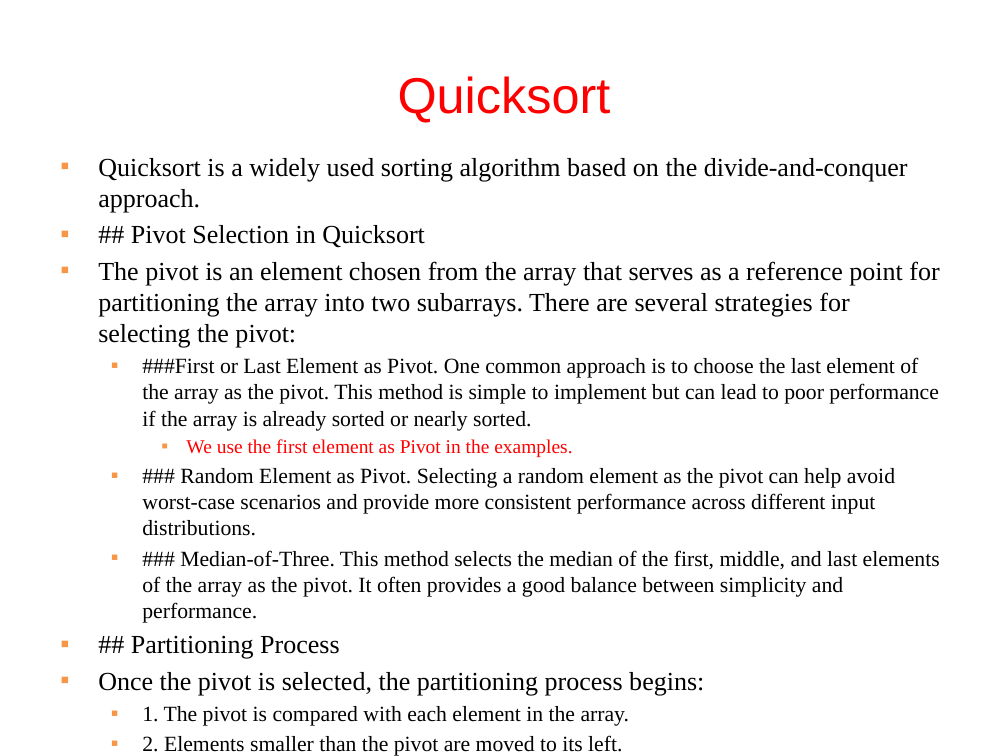
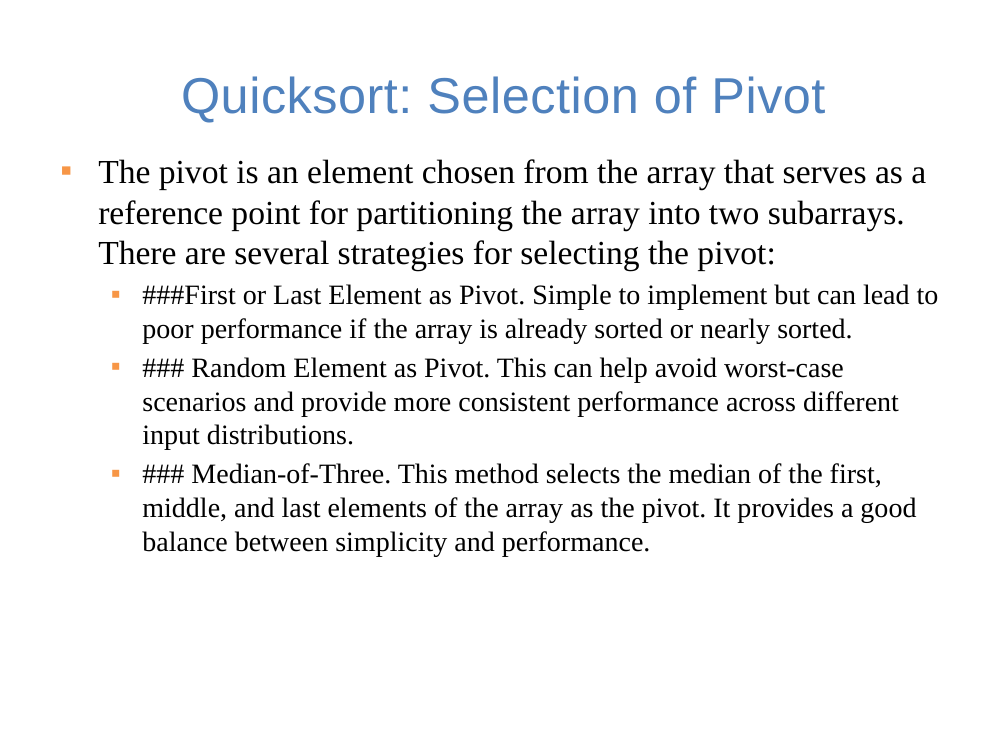
Before and after one commit to guhofstra/CSC111Fa25, a slide deck: slide 26 of PPTs/Lecture 13-sorting algorithms.pptx (slide 25 before the commit). Drawn at 1008x756 pixels with LibreOffice and Linux fonts; fonts in the diff are those of the drawing. Boxes give left, top, right and bottom in pixels: in the first picture for what was removed or moved away, otherwise in the second. Text is boxed around its words. In the diff, an @@ line names an element or a change of style, - is before the commit and + after.

```diff
--- a/PPTs/Lecture 13-sorting algorithms.pptx
+++ b/PPTs/Lecture 13-sorting algorithms.pptx
@@ title at [181,76,825,123]: text changed; text colour #FF0000 to #4F81BD @@
-Quicksort
+Quicksort: Selection of Pivot
@@ text at [98,158,908,248]: paragraphs removed @@
-▪ Quicksort is a widely used sorting algorithm based on the divide-and-conquer approach.
-▪ ## Pivot Selection in Quicksort
@@ text at [98,159,926,270]: size 18.6 to 24 pt in "The pivot is an element chosen from ..."; more space between paragraphs @@
@@ text at [142,284,939,556]: text changed; size 15.5 to 20 pt @@
-  ▪ ###First or Last Element as Pivot. One common approach is to choose the last element of the array as the pivot. This method is simple to implement but can lead to poor performance if the array is already sorted or nearly sorted.
-    ▪ We use the first element as Pivot in the examples.
-  ▪ ### Random Element as Pivot. Selecting a random element as the pivot can help avoid worst-case scenarios and provide more consistent performance across different input distributions.
-  ▪ ### Median-of-Three. This method selects the median of the first, middle, and last elements of the array as the pivot. It often provides a good balance between simplicity and performance.
-▪ ## Partitioning Process
-▪ Once the pivot is selected, the partitioning process begins:
-  ▪ 1. The pivot is compared with each element in the array.
-  ▪ 2. Elements smaller than the pivot are moved to its left.
-  ▪ 3. Elements larger than the pivot are moved to its right.
-  ▪ 4. The pivot is placed in its final sorted position.
+  ▪ ###First or Last Element as Pivot. Simple to implement but can lead to poor performance if the array is already sorted or nearly sorted.
+  ▪ ### Random Element as Pivot. This can help avoid worst-case scenarios and provide more consistent performance across different input distributions.
+  ▪ ### Median-of-Three. This method selects the median of the first, middle, and last elements of the array as the pivot. It provides a good balance between simplicity and performance.
```
Also in this commit, not shown: 18 other slides changed, 6 slides added, 1 slide removed, 17 other files.
